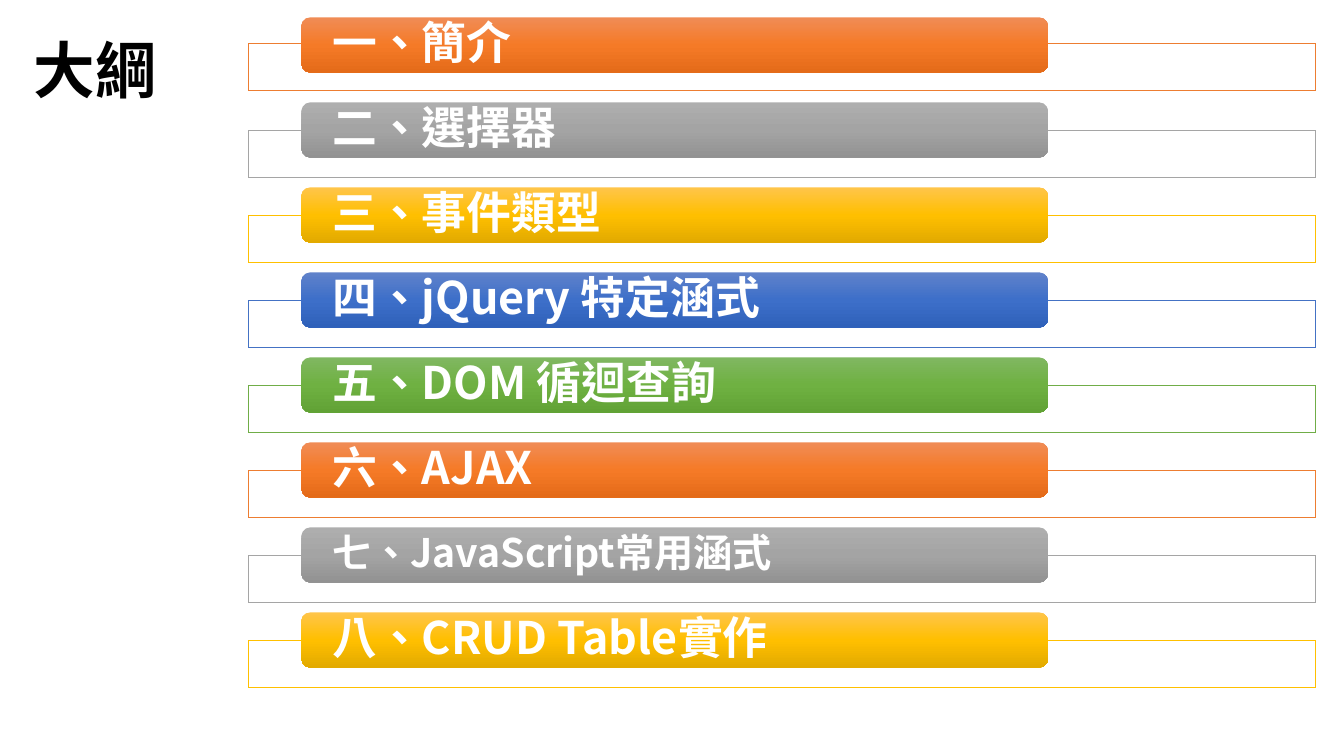
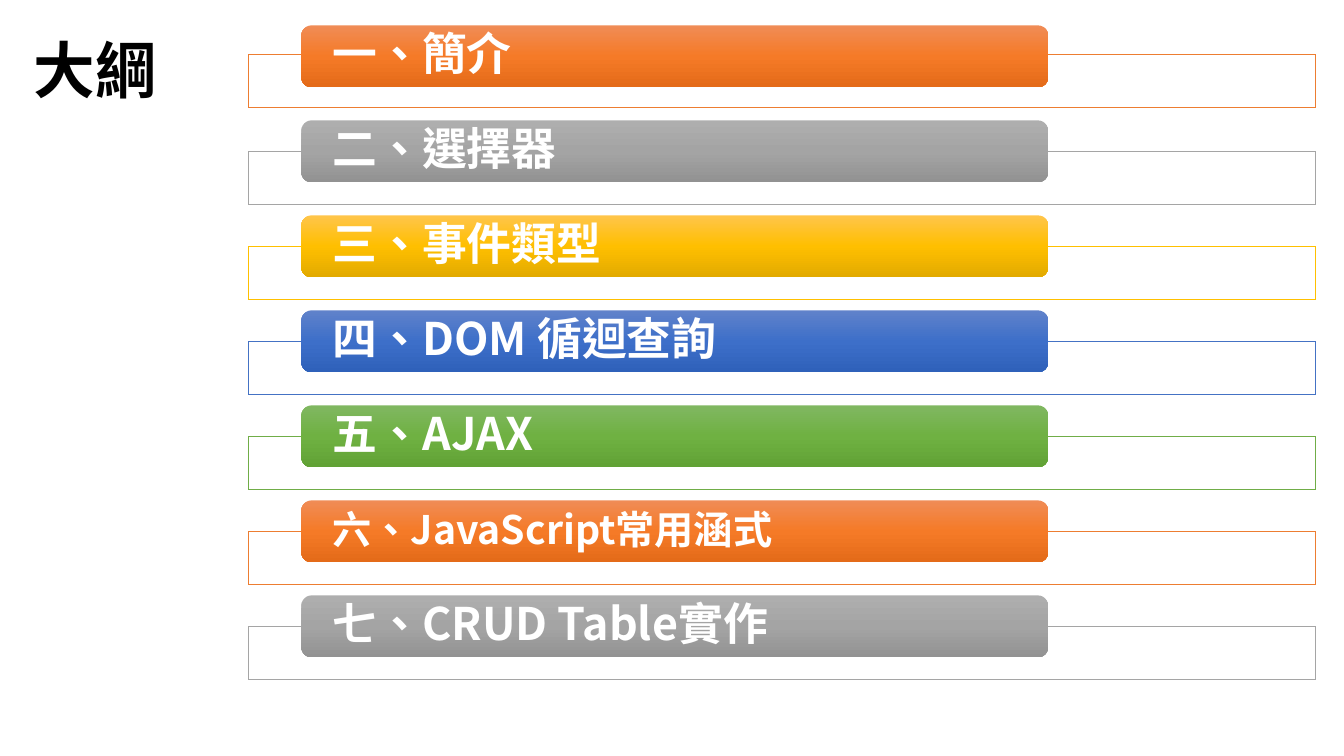
Before and after one commit to Benknightdark/jquerytutorial, a slide deck: slide 2 of jquerytutorial.pptx. Drawn at 1344x756 pixels with LibreOffice and Linux fonts; fonts in the diff are those of the drawing. Boxes give left, top, right and bottom in pixels: in the first picture for what was removed or moved away, otherwise in the second. Text is boxed around its words. In the diff, an @@ line names an element or a change of style, - is before the commit and + after.

```diff
--- a/jquerytutorial.pptx
+++ b/jquerytutorial.pptx
@@ rounded rectangle resized from (x1=301, y1=17, x2=1049, y2=73) to (x1=301, y1=25, x2=1049, y2=87) @@
@@ text "一、簡介" moved from (x1=332, y1=13, x2=511, y2=63) to (x1=333, y1=25, x2=512, y2=74) @@
@@ rectangle resized from (x1=248, y1=43, x2=1315, y2=91) to (x1=248, y1=54, x2=1315, y2=107) @@
@@ rounded rectangle resized from (x1=301, y1=102, x2=1049, y2=157) to (x1=301, y1=120, x2=1049, y2=181) @@
@@ text "二、選擇器" rewrapped from (x1=332, y1=98, x2=556, y2=148) to (x1=333, y1=127, x2=557, y2=169) @@
@@ rectangle resized from (x1=248, y1=130, x2=1315, y2=177) to (x1=248, y1=151, x2=1315, y2=204) @@
@@ rounded rectangle resized from (x1=301, y1=188, x2=1049, y2=243) to (x1=301, y1=216, x2=1049, y2=277) @@
@@ text "三、事件類型" moved from (x1=332, y1=183, x2=601, y2=240) to (x1=333, y1=215, x2=602, y2=272) @@
@@ rectangle resized from (x1=248, y1=215, x2=1315, y2=262) to (x1=248, y1=246, x2=1315, y2=298) @@
@@ text removed at (x1=332, y1=268, x2=760, y2=325) @@
-四、jQuery 特定涵式
@@ rounded rectangle resized from (x1=301, y1=272, x2=1049, y2=328) to (x1=301, y1=311, x2=1049, y2=372) @@
@@ text at (x1=333, y1=310, x2=716, y2=367): text changed @@
-五、DOM 循迴查詢
+四、DOM 循迴查詢
@@ rectangle resized from (x1=248, y1=300, x2=1315, y2=348) to (x1=248, y1=342, x2=1315, y2=394) @@
@@ rounded rectangle resized from (x1=301, y1=357, x2=1049, y2=412) to (x1=301, y1=405, x2=1049, y2=467) @@
@@ text at (x1=333, y1=405, x2=534, y2=452): text changed @@
-六、AJAX
+五、AJAX
@@ rectangle resized from (x1=248, y1=385, x2=1315, y2=433) to (x1=248, y1=437, x2=1315, y2=489) @@
@@ rounded rectangle resized from (x1=301, y1=443, x2=1049, y2=498) to (x1=301, y1=500, x2=1049, y2=562) @@
@@ rectangle resized from (x1=248, y1=470, x2=1315, y2=517) to (x1=248, y1=531, x2=1315, y2=584) @@
@@ text at (x1=333, y1=510, x2=773, y2=553): text changed @@
-七、JavaScript常用涵式
+六、JavaScript常用涵式
@@ rounded rectangle resized from (x1=301, y1=527, x2=1049, y2=583) to (x1=301, y1=596, x2=1049, y2=657) @@
@@ rectangle resized from (x1=248, y1=556, x2=1315, y2=603) to (x1=248, y1=626, x2=1315, y2=679) @@
@@ rounded rectangle removed at (x1=301, y1=612, x2=1049, y2=667) @@
@@ text at (x1=333, y1=602, x2=768, y2=644): text changed @@
-八、CRUD Table實作
+七、CRUD Table實作
@@ rectangle removed at (x1=248, y1=640, x2=1315, y2=688) @@
```
Also in this commit, not shown: 1 other file.
